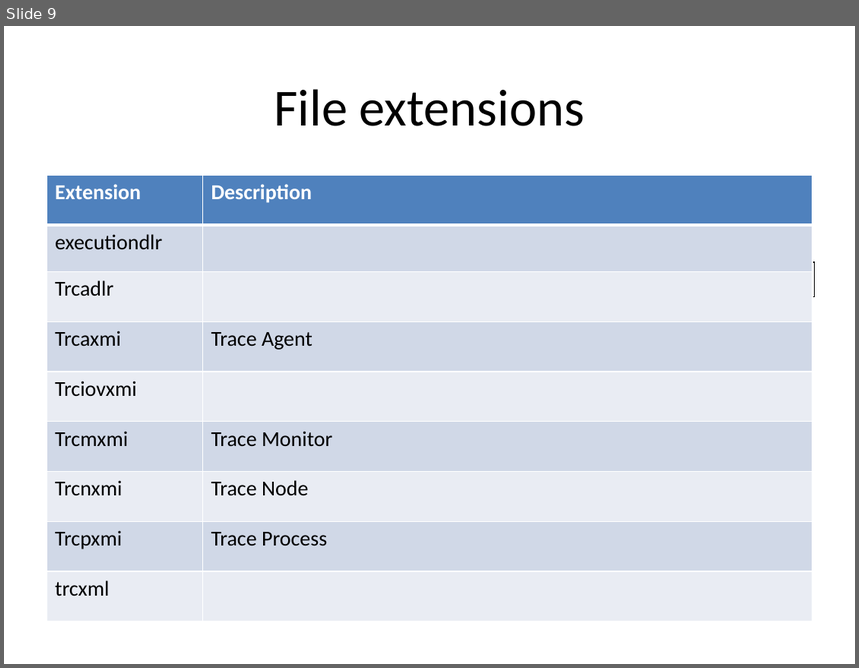
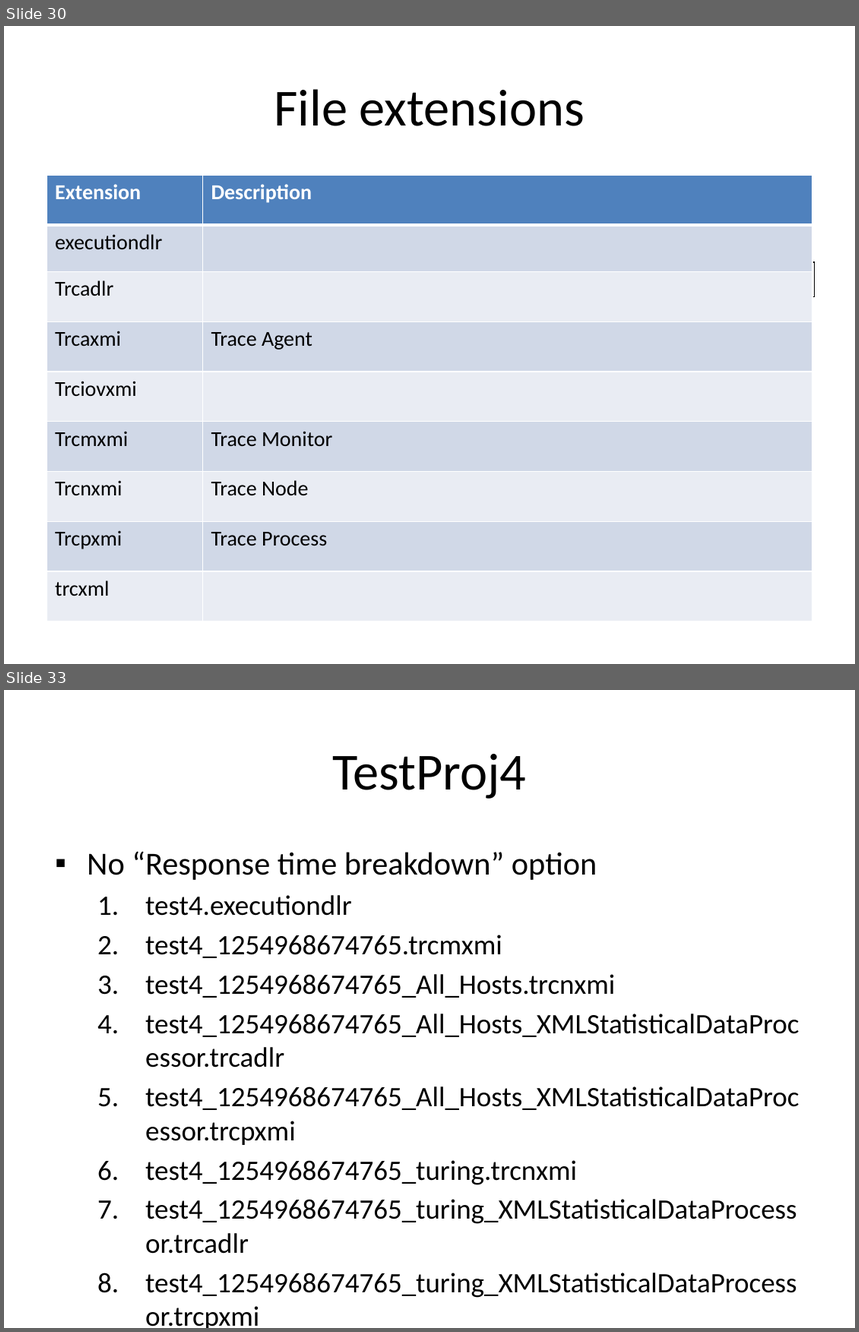
Before and after one commit to wsgan001/asegrp, a slide deck: papers/DRCPA/docs/PerfTest - Profiling via RPT.pptx. Shown one above the other, each under a label of ours: slide 9 before the commit, slides 30 and 33 after it; the slides between them are not shown. The pictures are 859x668 and 859x1332 pixels, drawn with LibreOffice and Linux fonts; fonts in the diff are those of the drawing. Boxes give left, top, right and bottom in pixels: in the first picture for what was removed or moved away, otherwise in the second. Text is boxed around its words. In the diff, an @@ line names an element or a change of style, - is before the commit and + after.

```diff
--- a/papers/DRCPA/docs/PerfTest - Profiling via RPT.pptx
+++ b/papers/DRCPA/docs/PerfTest - Profiling via RPT.pptx
@@ slide 33 added at (4,690,855,1328), background #FFFFFF @@
@@ title added at (332,754,526,799), 44 pt, text #000000 @@
+TestProj4
@@ text added at (87,851,799,1328), 23.8 pt, text #000000 @@
+▪ No “Response time breakdown” option
+  1. test4.executiondlr
+  2. test4_1254968674765.trcmxmi
+  3. test4_1254968674765_All_Hosts.trcnxmi
+  4. test4_1254968674765_All_Hosts_XMLStatisticalDataProcessor.trcadlr
+  5. test4_1254968674765_All_Hosts_XMLStatisticalDataProcessor.trcpxmi
+  6. test4_1254968674765_turing.trcnxmi
+  7. test4_1254968674765_turing_XMLStatisticalDataProcessor.trcadlr
+  8. test4_1254968674765_turing_XMLStatisticalDataProcessor.trcpxmi
@@ what was slide 9 is now slide 30 @@
```
Also in this commit, not shown: 13 other slides added.
